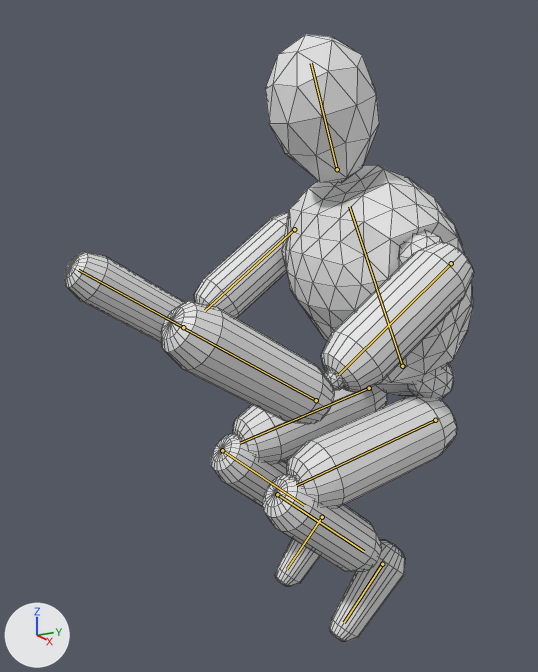
An edit to the Blender file 2021 - Reclamation/Player.blend, drawn before and after from the same camera.
One viewpoint serves both versions: a 50 mm lens placed at (5.62, -4.89, 8.38), pointed at (-0.17, -1.5, 6.48). Lighting does not change. The marker at lower left points along +X, +Y and +Z. Both versions are drawn at frame 21 of the action 'Jump - Player'; the numbers are the values there. The bones that bend it are drawn over the model as lines. Mesh edges are drawn as thin lines.

Names of what the first picture shows: 'Body'.
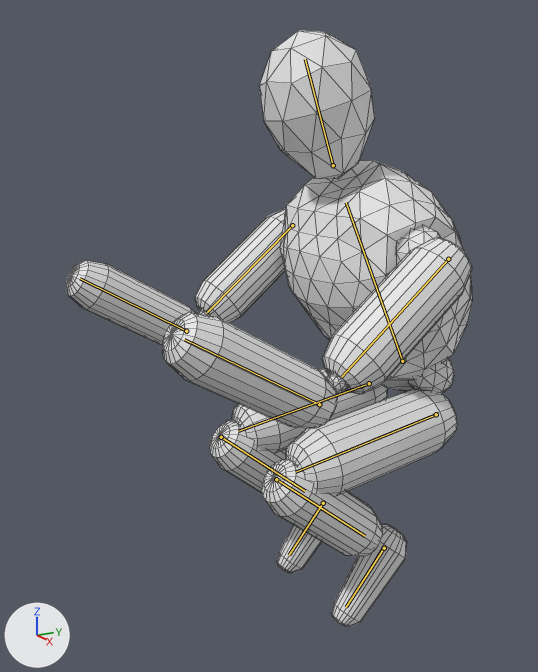
Pixel boxes (x1, y1, x2, y2) of what changed, in the pictures (538 x 672 px):
'Body', posed
    before: (65, 34, 474, 642)
    after: (66, 30, 472, 626)
bone 'Spine', root to tip
    before: (402, 366) to (349, 206)
    after: (402, 361) to (346, 202)
bone 'L - Upper Arm', root to tip
    before: (451, 263) to (339, 374)
    after: (448, 259) to (341, 377)
bone 'L - Forearm', root to tip
    before: (316, 400) to (183, 328)
    after: (319, 404) to (184, 339)
bone 'R - Upper Arm', root to tip
    before: (294, 229) to (205, 310)
    after: (292, 225) to (207, 312)
bone 'R - Forearm', root to tip
    before: (183, 327) to (78, 270)
    after: (186, 331) to (80, 278)
bone 'L - Thigh', root to tip
    before: (435, 420) to (296, 485)
    after: (436, 414) to (295, 472)
bone 'L - Shin', root to tip
    before: (277, 494) to (364, 551)
    after: (276, 479) to (365, 536)
bone 'R - Thigh', root to tip
    before: (369, 388) to (240, 443)
    after: (369, 383) to (238, 431)
bone 'R - Shin', root to tip
    before: (222, 450) to (304, 505)
    after: (221, 437) to (305, 491)

The change in detail:
Bone 'Spine' (bone_spine) moves from (0.0, 1.94, 0.0) to (0.0, 2.0, 0.0).
Bone 'Spine' (bone_spine) turns from (24, 0, 0) to (25, 0, 0) degrees about its own x, y and z.
Bone 'L - Upper Arm' (bone_l___upper_arm) turns from (79, 0, -90) to (76, 0, -90) degrees about its own x, y and z.
Bone 'L - Forearm' (bone_l___forearm) turns from (69, 0, 0) to (70, 0, 0) degrees about its own x, y and z.
Bone 'R - Upper Arm' (bone_r___upper_arm) turns from (79, 0, 90) to (76, 0, 90) degrees about its own x, y and z.
Bone 'R - Forearm' (bone_r___forearm) turns from (69, 0, 0) to (70, 0, 0) degrees about its own x, y and z.
Bone 'L - Thigh' (bone_l___thigh) moves from (0.0, -1.94, 0.0) to (0.0, -2.0, 0.0).
Bone 'L - Thigh' (bone_l___thigh) turns from (-80, 0, 0) to (-83, 0, 0) degrees about its own x, y and z.
Bone 'L - Shin' (bone_l___shin) turns from (128, 0, 0) to (132, 0, 0) degrees about its own x, y and z.
Bone 'R - Thigh' (bone_r___thigh) moves from (0.0, -1.94, 0.0) to (0.0, -2.0, 0.0).
Bone 'R - Thigh' (bone_r___thigh) turns from (-80, 0, 0) to (-83, 0, 0) degrees about its own x, y and z.
Bone 'R - Shin' (bone_r___shin) turns from (128, 0, 0) to (132, 0, 0) degrees about its own x, y and z.
